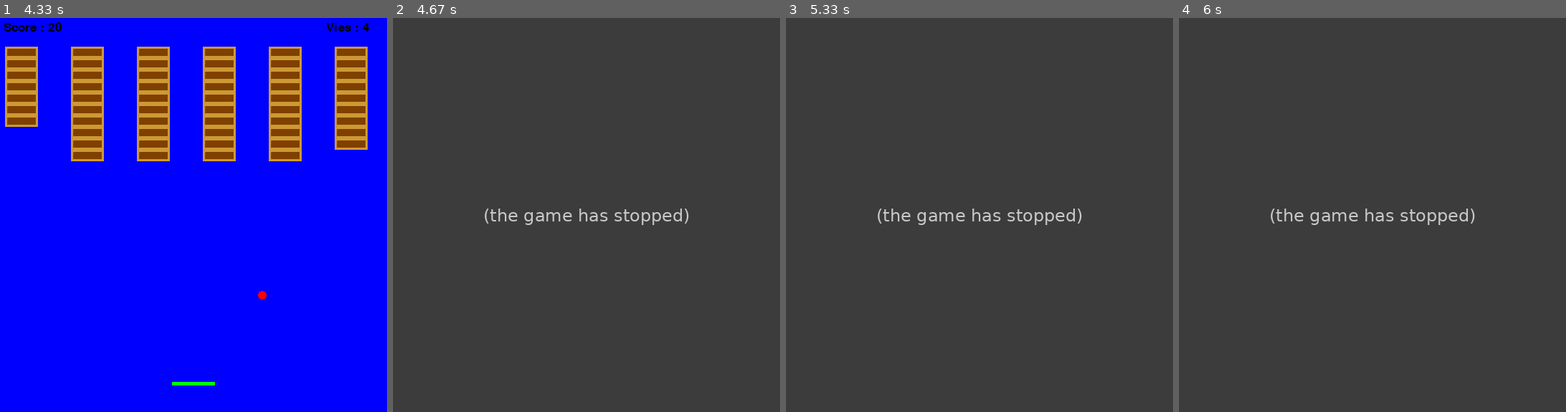
Above: before the commit, frames 1-4 (left to right).
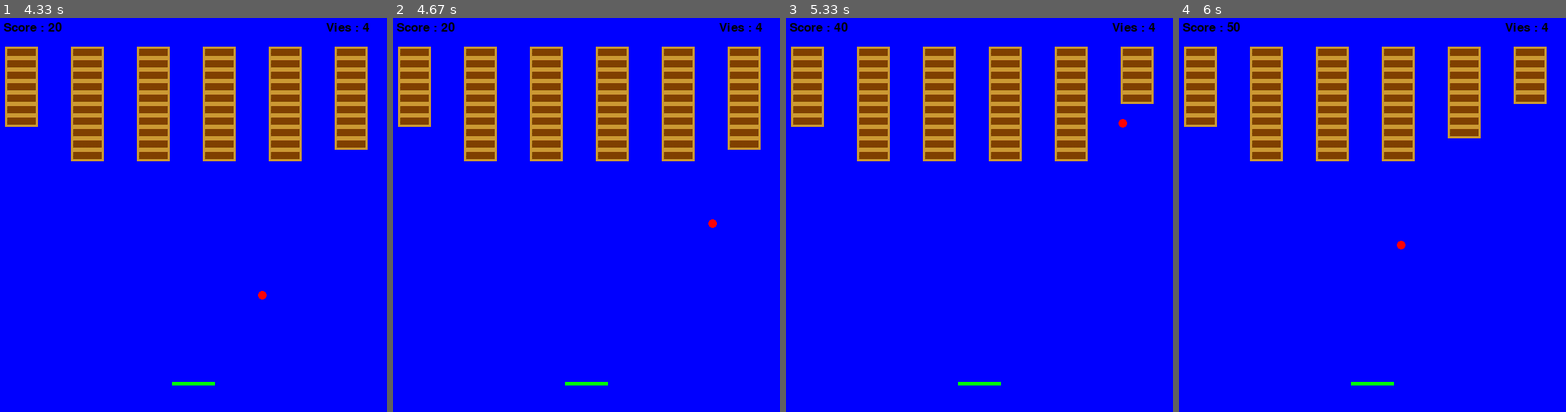
Above: after the commit, the same moments.

Repository: Killy85/game_ai_trainer
Game: pygame game, started from game/Testing_ia.py
Same seed, same stepped clock (60 frames per second), same inputs: the game is played once before the commit and once after it.
Inputs:
- Up to frame 1 (4.33 s): no input
- Up to frame 2 (4.67 s): no input
- Up to frame 3 (5.33 s): no input
- Up to frame 4 (6 s): no input

Frame 1 is identical in both runs. In frame 2, 100% of the frame differs, in the area x 0-100%, y 0-100%; in frame 3, 100%; in frame 4, 100%.
Before the commit the program exited at 4.52 s; later frames show no game.

Commit message:
add reset game when full lose

Diff:
--- a/game/Testing_ia.py
+++ b/game/Testing_ia.py
@@ -4,7 +4,7 @@
     game = Game_adapted(False)
     game.main()
 
-    for p in range(10):
+    for p in range(200):
         if(p == 1):
             print(game.update_frame(2))
         else:
--- a/game/game_adapted.py
+++ b/game/game_adapted.py
@@ -228,6 +228,7 @@
                 display.flip()
                 reward -= 100;
                 j.vies = j.vies_max
+                self.reset()
             if len(brs) == 0:
                 # S'il n'y a plus de briques
                 msg7 = self.cadre.render("Vous avez gagné. Votre score:", 0, black)
@@ -283,5 +284,13 @@
         global j, brs
         self.b, j, self.bs, self.js, brs = self.initialisation(self.screen)
 
+    def reset(self):
+        self.main()
+        return (j.rect.x, self.b.rect.x)
+
+    def move(self, action):
+        return self.update_frame(action)
+
+
 if __name__ == '__main__':
     Game_adapted().main()
